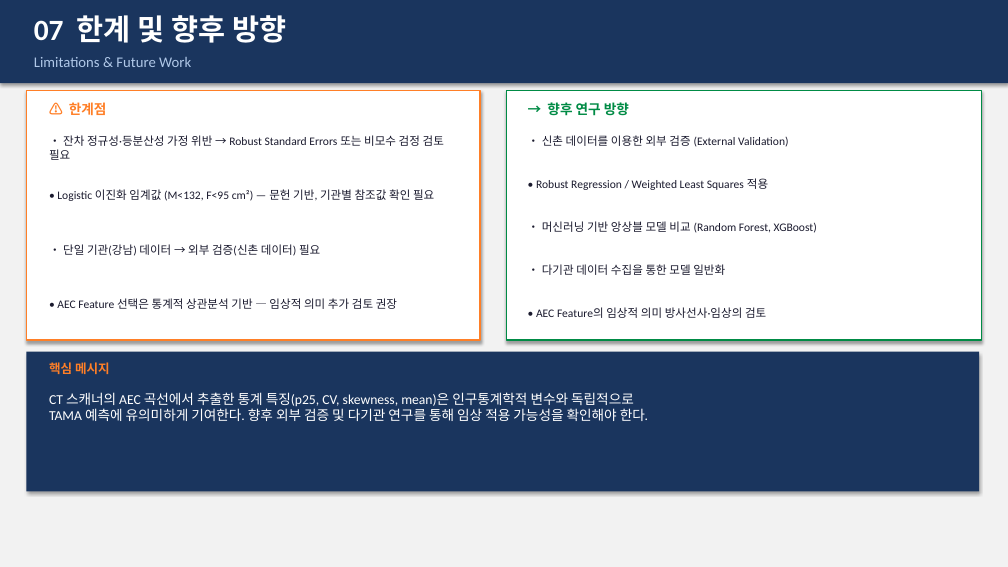
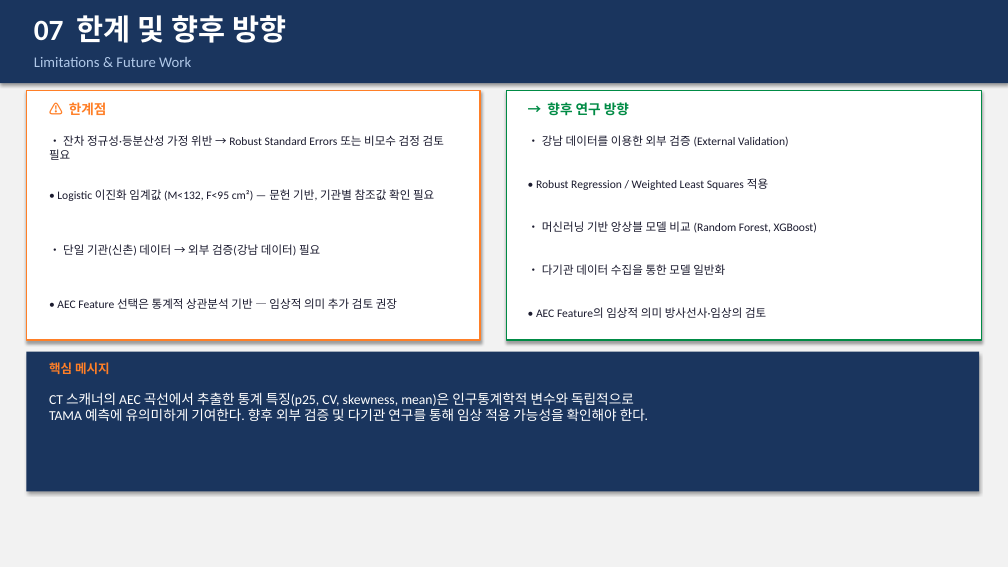
Before and after one commit to JHWannabe/2026-1_Study, a slide deck: slide 14 of 연구코드/aec/results/신촌_TAMA_연구보고서.pptx. Drawn at 1008x567 pixels with LibreOffice and Linux fonts; fonts in the diff are those of the drawing. Boxes give left, top, right and bottom in pixels: in the first picture for what was removed or moved away, otherwise in the second. Text is boxed around its words. In the diff, an @@ line names an element or a change of style, - is before the commit and + after.

```diff
--- a/연구코드/aec/results/신촌_TAMA_연구보고서.pptx
+++ b/연구코드/aec/results/신촌_TAMA_연구보고서.pptx
@@ text at [542,135,788,147]: text changed @@
-• 신촌 데이터를 이용한 외부 검증 (External Validation)
+• 강남 데이터를 이용한 외부 검증 (External Validation)
@@ text at [63,244,320,256]: text changed @@
-• 단일 기관(강남) 데이터 → 외부 검증(신촌 데이터) 필요
+• 단일 기관(신촌) 데이터 → 외부 검증(강남 데이터) 필요
```
Also in this commit, not shown: 11 other slides changed, 37 other files.
